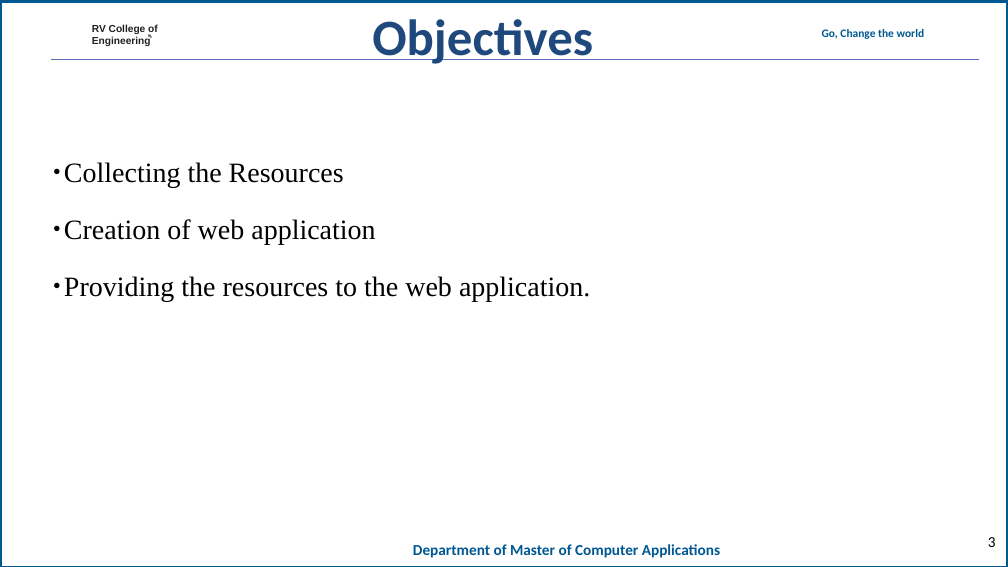
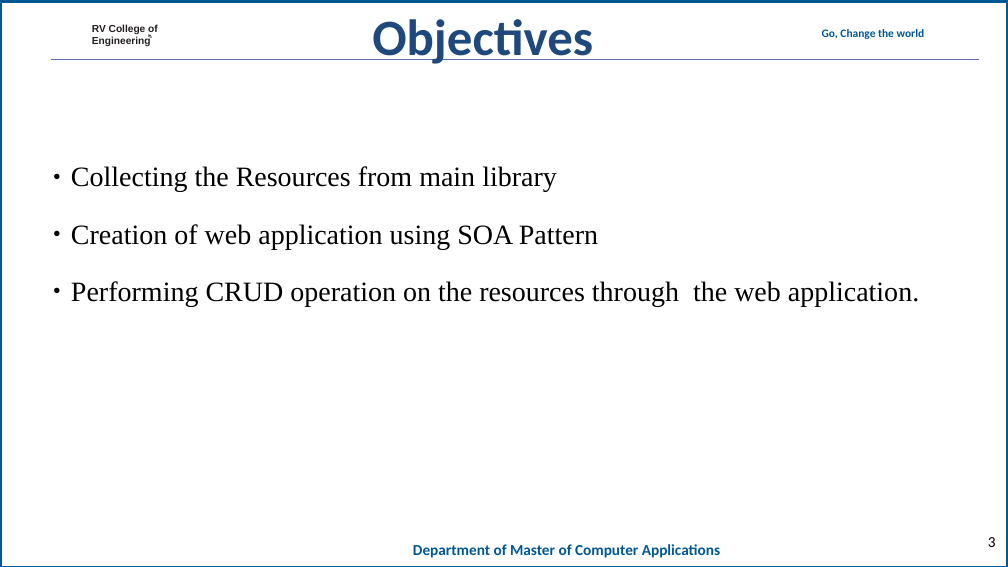
Before and after one commit to mohanrockz/Minor-Project, a slide deck: slide 3 of 20mca36-Minor Project_Phase 2_template11.ppt. Drawn at 1008x567 pixels with LibreOffice and Linux fonts; fonts in the diff are those of the drawing; background and template pictures are left out. Boxes give left, top, right and bottom in pixels: in the first picture for what was removed or moved away, otherwise in the second. Text is boxed around its words. In the diff, an @@ line names an element or a change of style, - is before the commit and + after.

```diff
--- a/20mca36-Minor Project_Phase 2_template11.ppt
+++ b/20mca36-Minor Project_Phase 2_template11.ppt
@@ text at box(71, 166, 919, 306): text changed @@
-● Collecting the Resources
-● Creation of web application
-● Providing the resources to the web application.
+● Collecting the Resources from main library
+● Creation of web application using SOA Pattern
+● Performing CRUD operation on the resources through the web application.
```
Also in this commit, not shown: 7 other slides changed, 3 slides added, 1 slide removed.
